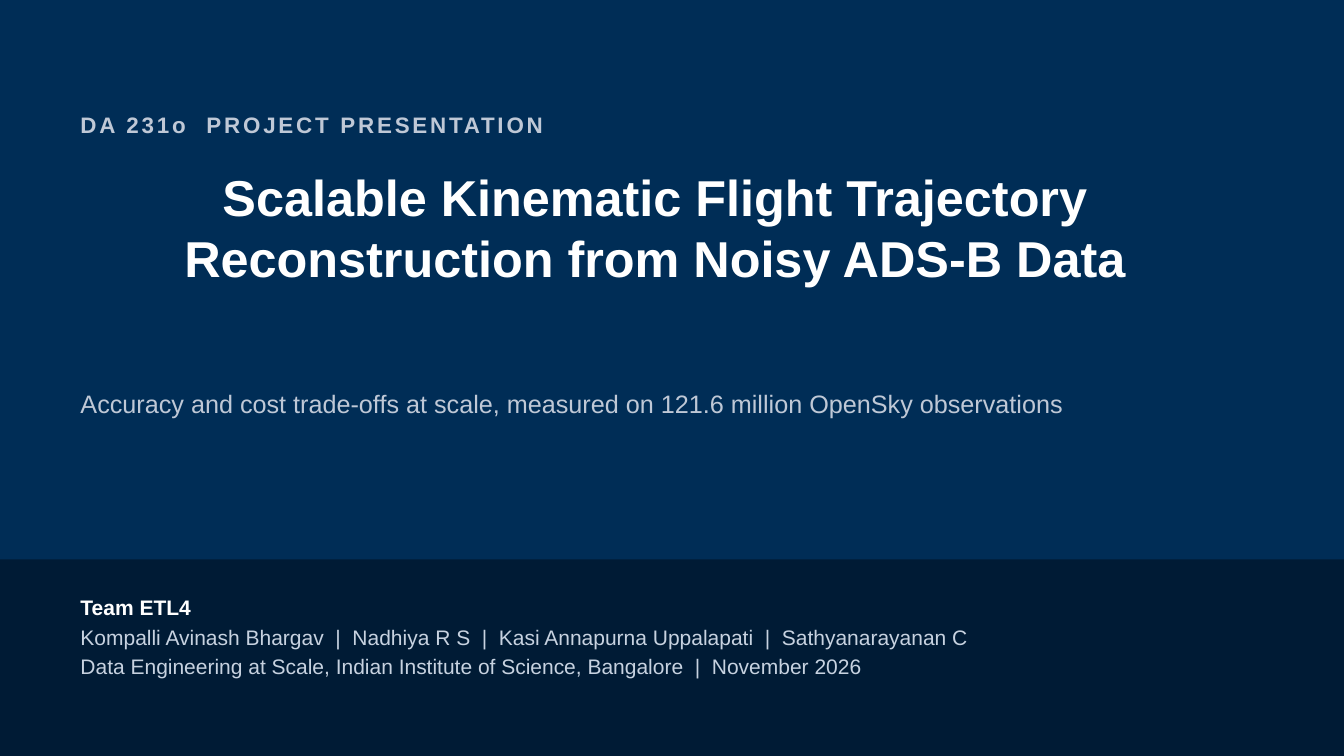
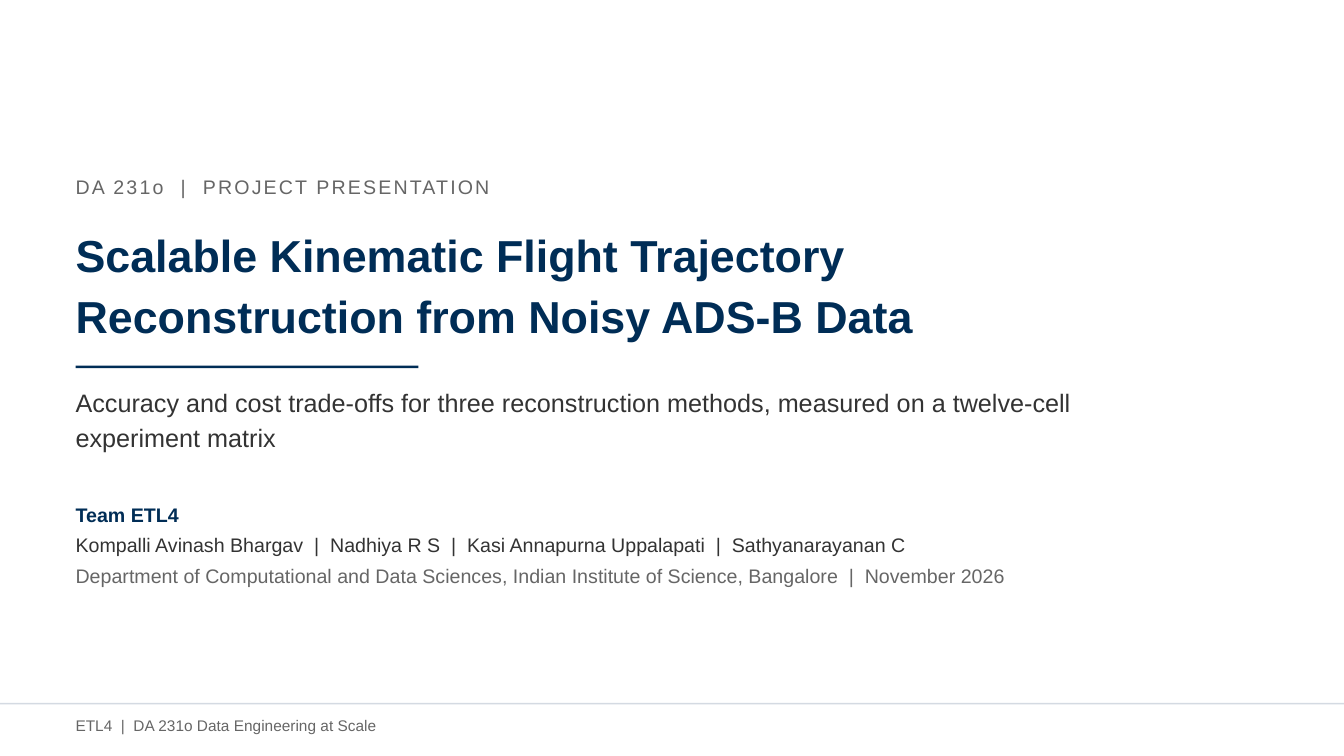
Before and after one commit to AvinashKompalli/Clean-Flight-Paths-from-Noisy-Aircraft-Data-at-Scale, a slide deck: slide 1 of etl4/docs/ETL4_Project_Presentation.pptx. Drawn at 1344x756 pixels with LibreOffice and Linux fonts; fonts in the diff are those of the drawing. Boxes give left, top, right and bottom in pixels: in the first picture for what was removed or moved away, otherwise in the second. Text is boxed around its words. In the diff, an @@ line names an element or a change of style, - is before the commit and + after.

```diff
--- a/etl4/docs/ETL4_Project_Presentation.pptx
+++ b/etl4/docs/ETL4_Project_Presentation.pptx
@@ background #002D56 to #FFFFFF @@
@@ text at box(76, 171, 1268, 202): text changed; size 16 to 14 pt; text colour #BFC8D6 to #666666; bold off @@
-DA 231o PROJECT PRESENTATION
+DA 231o | PROJECT PRESENTATION
@@ text at box(76, 239, 912, 342): text changed; size 36 to 32 pt; text colour #FFFFFF to #002D56 @@
-Scalable Kinematic Flight Trajectory Reconstruction from Noisy ADS-B Data
+Scalable Kinematic Flight Trajectory
+Reconstruction from Noisy ADS-B Data
@@ line added from (76, 367) to (418, 367), #002D56 1.75 pt @@
@@ text added at box(76, 393, 1071, 453), 18 pt, text #333333 @@
+Accuracy and cost trade-offs for three reconstruction methods, measured on a twelve-cell experiment matrix
@@ text removed at box(80, 394, 1063, 418) @@
-Accuracy and cost trade-offs at scale, measured on 121.6 million OpenSky observations
@@ vertical alignment top to middle in 3 elements at box(76, 239, 912, 342), box(76, 171, 1268, 202), box(76, 508, 1005, 587) @@
@@ text at box(76, 508, 905, 556): size 15 to 14 pt in "Team ETL4", "Kompalli Avinash Bhargav | Nadhiya R S ..."; text colour #FFFFFF to #002D56 in "Team ETL4"; text colour #C7D2E0 to #333333 in "Kompalli Avinash Bhargav | Nadhiya R S ..."; line spacing 1 to 1.3; less space between paragraphs @@
@@ text "Team ETL4": place and size @@
-text "Team ETL4" at box(80, 600, 967, 678)
+text "Team ETL4" at box(76, 508, 1005, 587)
@@ rectangle removed at box(0, 560, 1344, 756) @@
@@ text at box(76, 569, 1005, 587): text changed; size 15 to 14 pt; text colour #C7D2E0 to #666666 @@
-Data Engineering at Scale, Indian Institute of Science, Bangalore | November 2026
+Department of Computational and Data Sciences, Indian Institute of Science, Bangalore | November 2026
@@ line added from (0, 704) to (1344, 704), #D4DAE2 1 pt @@
@@ text added at box(76, 720, 377, 734), 11 pt, text #666666 @@
+ETL4 | DA 231o Data Engineering at Scale
```
Also in this commit, not shown: 19 other slides changed, 4 slides added, 1 other file.
